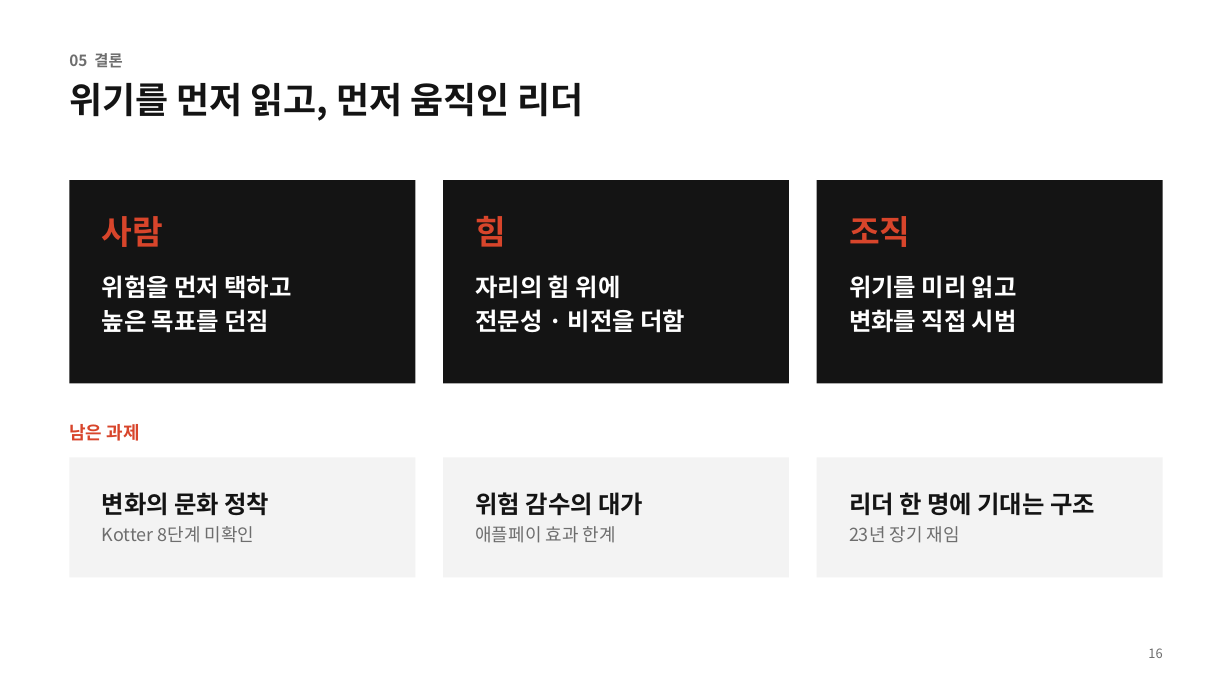
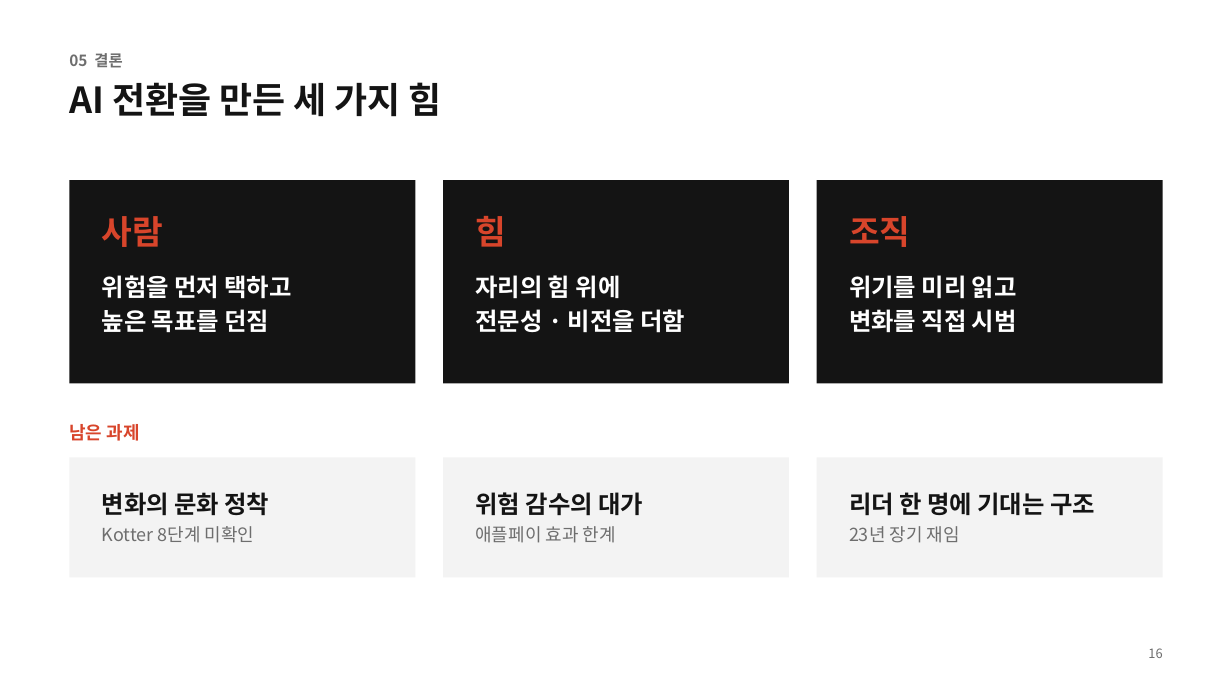
Before and after one commit to NATHAN18-ABLE/for-nathan, a slide deck: slide 16 of leadership-ppt/leadership-final.pptx. Drawn at 1232x693 pixels with LibreOffice and Linux fonts; fonts in the diff are those of the drawing. Boxes give left, top, right and bottom in pixels: in the first picture for what was removed or moved away, otherwise in the second. Text is boxed around its words. In the diff, an @@ line names an element or a change of style, - is before the commit and + after.

```diff
--- a/leadership-ppt/leadership-final.pptx
+++ b/leadership-ppt/leadership-final.pptx
@@ text at (x1=69, y1=82, x2=442, y2=117): text changed @@
-위기를 먼저 읽고, 먼저 움직인 리더
+AI 전환을 만든 세 가지 힘
```
Also in this commit, not shown: 7 other slides changed, 8 other files.
